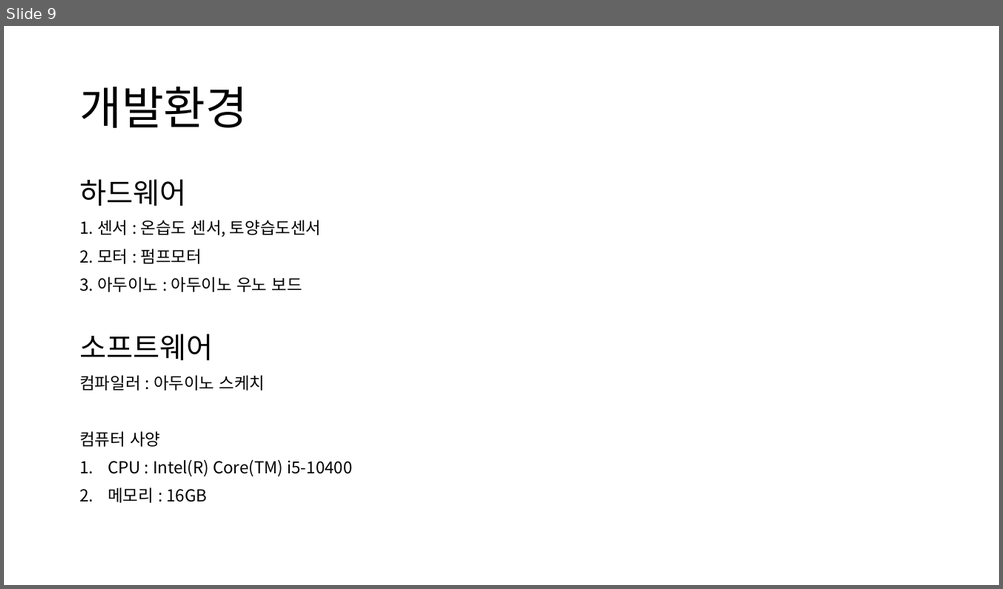
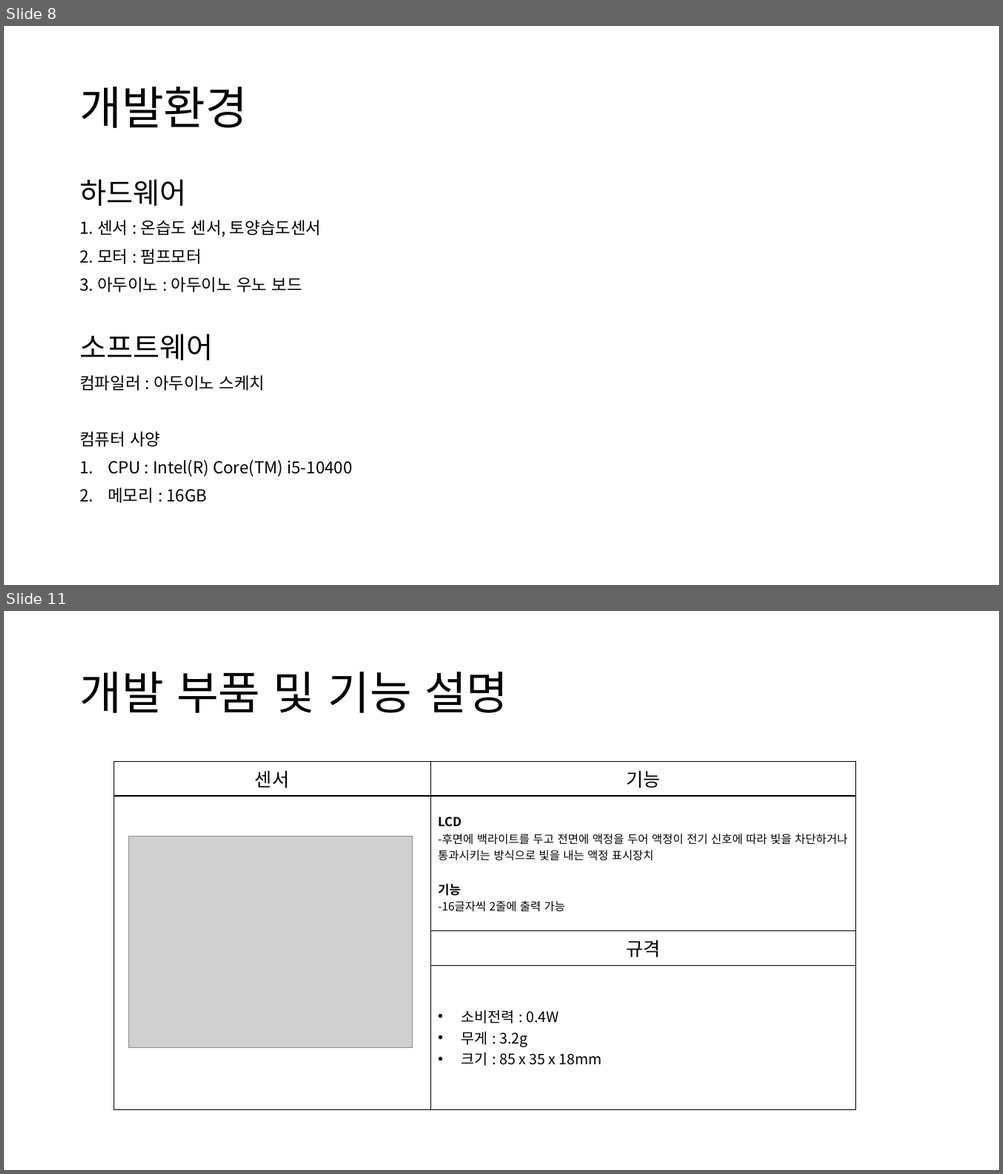
Before and after one commit to sang9831/webdev2022, a slide deck: 임베디드컴퓨팅 기말발표.pptx. Shown one above the other, each under a label of ours: slide 9 before the commit, slides 8 and 11 after it; the slides between them are not shown. The pictures are 1003x589 and 1003x1174 pixels, drawn with LibreOffice and Linux fonts; fonts in the diff are those of the drawing; grey boxes stand for pictures. Boxes give left, top, right and bottom in pixels: in the first picture for what was removed or moved away, otherwise in the second. Text is boxed around its words. In the diff, an @@ line names an element or a change of style, - is before the commit and + after.

```diff
--- a/임베디드컴퓨팅 기말발표.pptx
+++ b/임베디드컴퓨팅 기말발표.pptx
@@ slide 11 added at (x1=4, y1=611, x2=999, y2=1170), background #FFFFFF @@
@@ title added at (x1=79, y1=672, x2=508, y2=713), 44 pt, text #000000 @@
+개발 부품 및 기능 설명
@@ table added at (x1=114, y1=762, x2=856, y2=1102), 4 rows, 2 columns @@
+센서 | 기능
+ | LCD / -후면에 백라이트를 두고 전면에 액정을 두어 액정이 전기 신호에 따라 빛을 차단하거나 통과시키는 방식으로 빛을 내는 액정 표시장치 / 기능 / -16글자씩 2줄에 출력 가능
+ | 규격
+ | 소비전력 : 0.4W / 무게 : 3.2g / 크기 : 85 x 35 x 18mm
@@ picture added at (x1=128, y1=836, x2=412, y2=1048) @@
@@ what was slide 9 is now slide 8 @@
```
Also in this commit, not shown: 3 slides changed, 4 other slides added, 2 slides removed.
